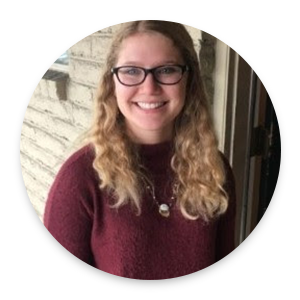
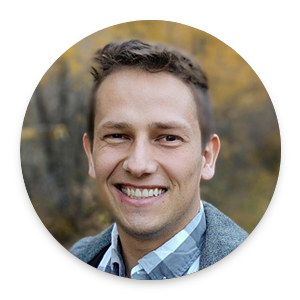
Layer changes from the first w=300, h=300 image to the second:
added layer "unnamed" (1st of 2) above "unnamed" over [20, 20, 281, 280]
